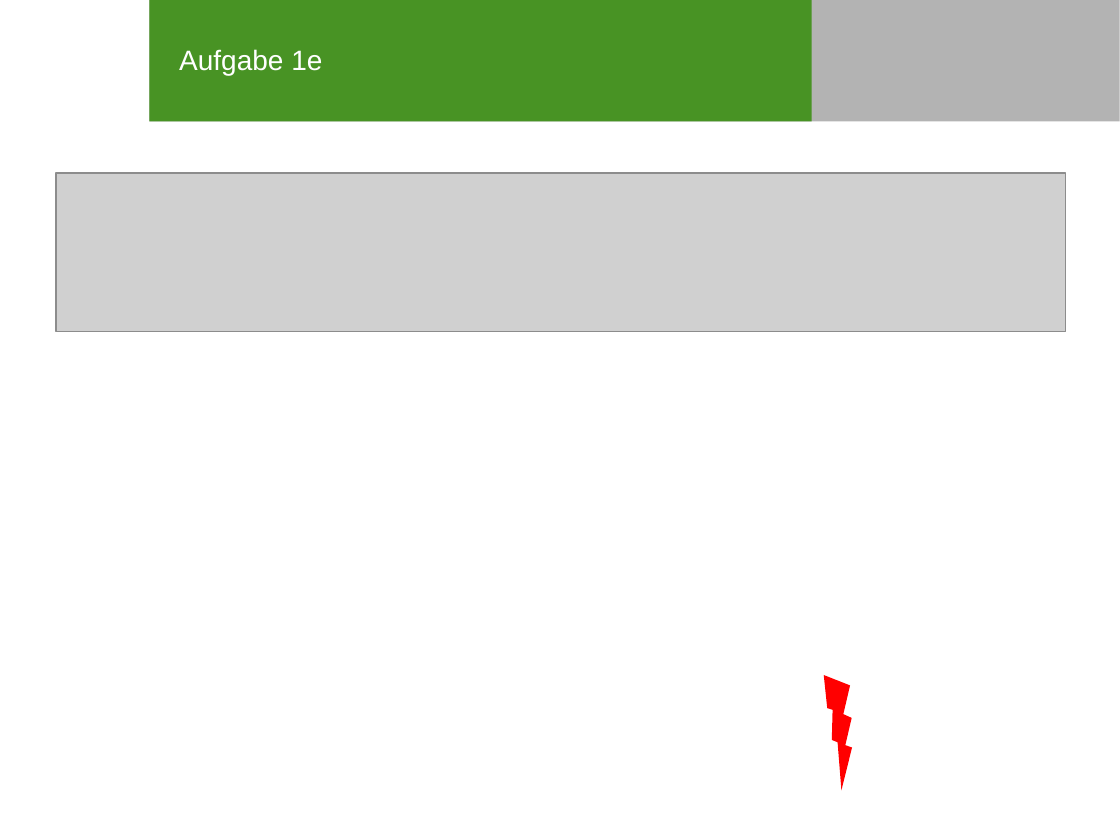
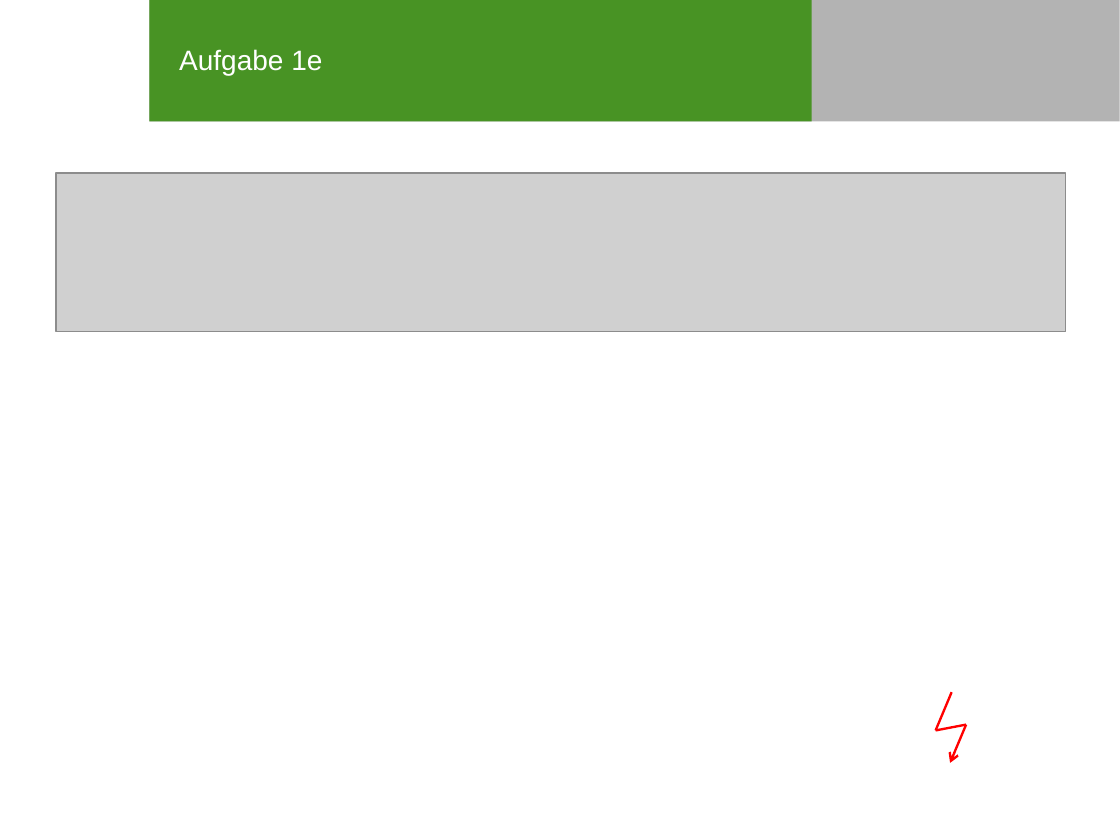
Before and after one commit to SOAS-Uni-Augsburg/ws16-17-group-10, a slide deck: slide 13 of Blatt-07/Präsentation_Blatt07_Aufgabe1.pptx (slide 10 before the commit). Drawn at 1120x840 pixels with LibreOffice and Linux fonts; fonts in the diff are those of the drawing; grey boxes stand for pictures; background and template pictures are left out. Boxes give left, top, right and bottom in pixels: in the first picture for what was removed or moved away, otherwise in the second. Text is boxed around its words. In the diff, an @@ line names an element or a change of style, - is before the commit and + after.

```diff
--- a/Blatt-07/Präsentation_Blatt07_Aufgabe1.pptx
+++ b/Blatt-07/Präsentation_Blatt07_Aufgabe1.pptx
@@ lightning bolt removed at bbox=[796, 667, 888, 790] @@
@@ line added from (952, 692) to (935, 730), #FF0000 1.5 pt @@
@@ line added from (967, 725) to (935, 730), #FF0000 1.5 pt @@
@@ arrow added from (967, 725) to (950, 763), #FF0000 1.5 pt @@
```
Also in this commit, not shown: 6 other slides changed, 4 slides added.
